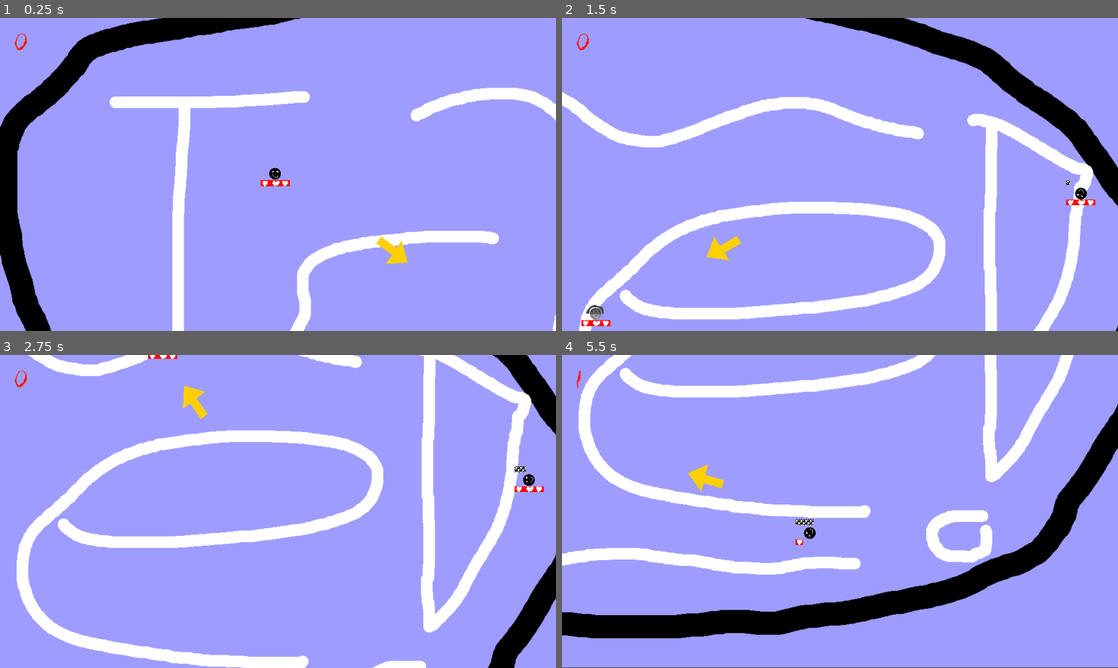
Above: before the commit, frames 1-4 (two rows, left to right).
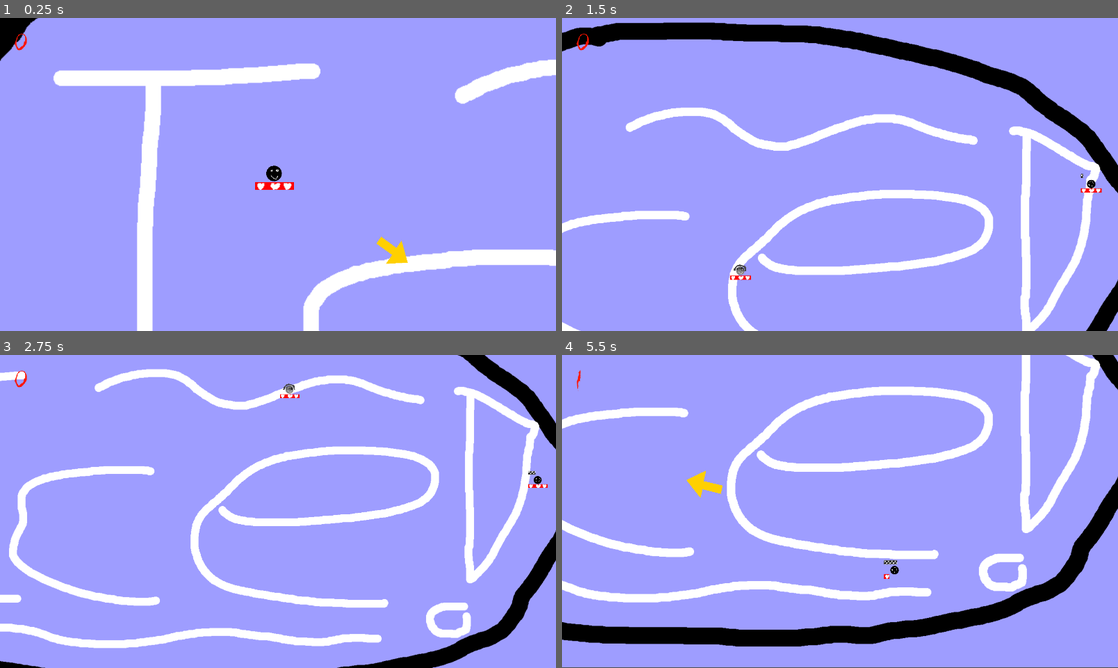
Above: after the commit, the same moments.

Repository: Junber/LD-47
Game: Godot game, scene res://Scenes/Root.tscn
Same seed, same stepped clock (60 frames per second), same inputs: the game is played once before the commit and once after it.
Inputs:
- Up to frame 1 (0.25 s): no input
- Up to frame 2 (1.5 s): hold D (move_right) 0.53-1.28 s; tap Space (boost) at 0.6, 1.35 s; hold S (move_down) from 1.28 s (still down)
- Up to frame 3 (2.75 s): release S (move_down) at 2.03 s; hold D (move_right) from 2.03 s (still down); tap Space (boost) at 2.1 s
- Up to frame 4 (5.5 s): release D (move_right) at 2.78 s; hold W (move_up) 2.78-3.53 s; tap Space (boost) every 0.75 s from 2.85 to 5.1 s; hold A (move_left) 3.53-5.03 s; hold S (move_down) from 5.03 s (still down)

The runs differ from the first frame. In frame 1, 20% of the frame differs, in the area x 0-100%, y 0-100%; in frame 2, 25%; in frame 3, 27%; in frame 4, 32%, in the area x 0-100%, y 0-94%.

Commit message:
Add dynamic zoom

Diff:
--- a/Scripts/Player.gd
+++ b/Scripts/Player.gd
@@ -24,9 +24,17 @@
 
 		return Vector2(x,y)
 
-func _process(_delta):
+func _process(delta):
 	boostProgressBar.value = boostTimer.time_left / boostTimer.wait_time
 	if Input.is_action_just_pressed("boost"):
 		if boostTimer.is_stopped():
 			boostTimer.start()
 			boost()
+
+	var zoomSpeed = 1.0
+	var newZoom = min(max(velocity.length(), 500) / 1000, 2)
+	var zoomDifference = newZoom - $PlayerCamera.zoom.x
+	if abs(zoomDifference) > zoomSpeed*delta:
+		$PlayerCamera.zoom = $PlayerCamera.zoom + zoomSpeed*delta * sign(zoomDifference) * Vector2(1,1)
+	else:
+		$PlayerCamera.zoom = Vector2(newZoom,newZoom)
